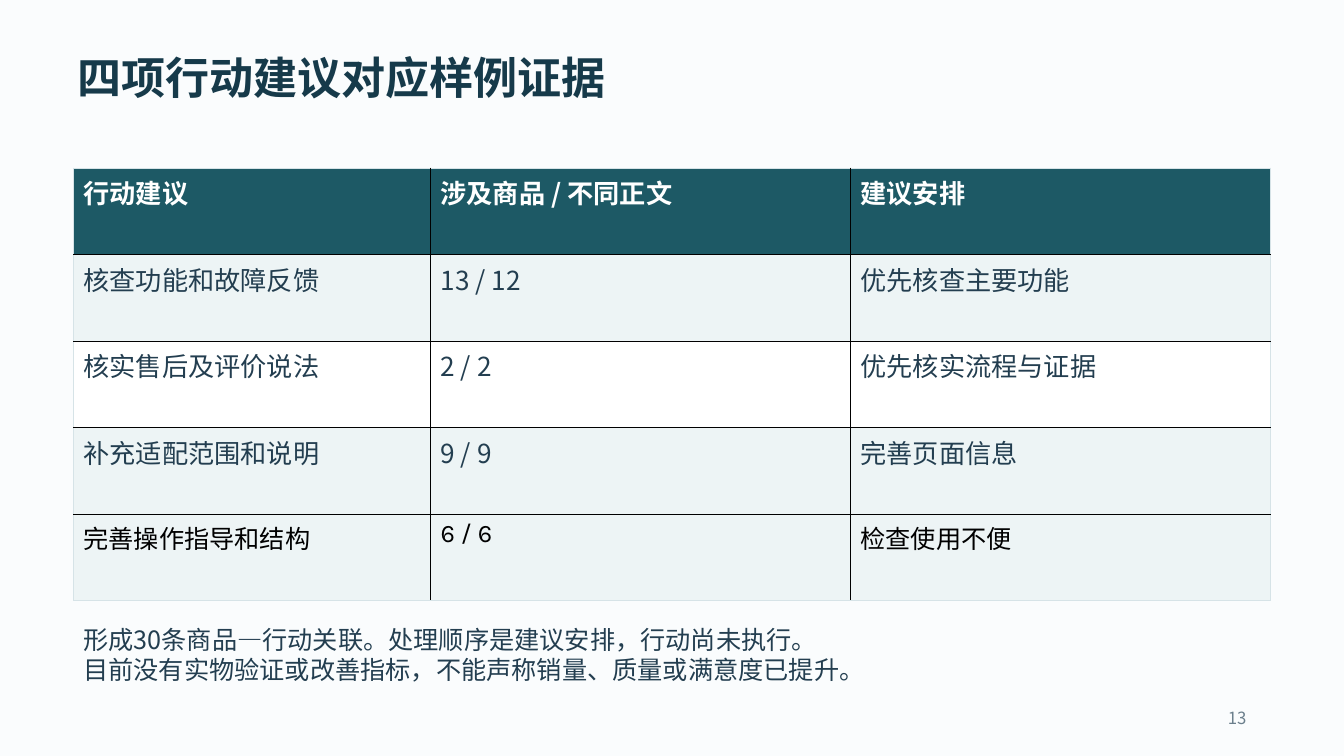
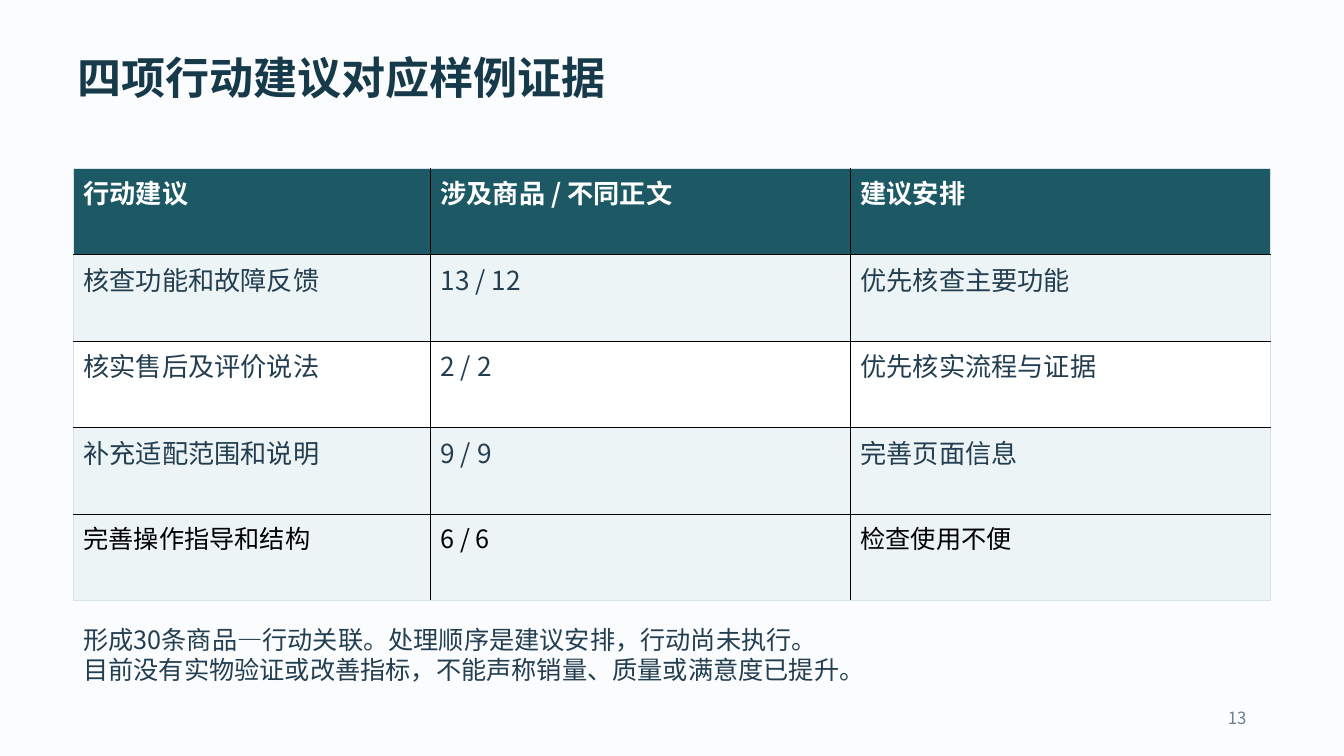
Before and after one commit to Zeya0825/amazon-data-analysis, a slide deck: slide 13 of docs/胡泽雅_Amazon项目总结.pptx. Drawn at 1344x756 pixels with LibreOffice and Linux fonts; fonts in the diff are those of the drawing. Boxes give left, top, right and bottom in pixels: in the first picture for what was removed or moved away, otherwise in the second. Text is boxed around its words. In the diff, an @@ line names an element or a change of style, - is before the commit and + after.

```diff
--- a/docs/胡泽雅_Amazon项目总结.pptx
+++ b/docs/胡泽雅_Amazon项目总结.pptx
@@ table at <box>74,168,1271,554</box> @@
@@ font Karla to Noto Sans CJK SC in "完善操作指导和结构", "6 / 6", "检查使用不便" @@
```
Also in this commit, not shown: 4 other slides changed, 1 other file.
